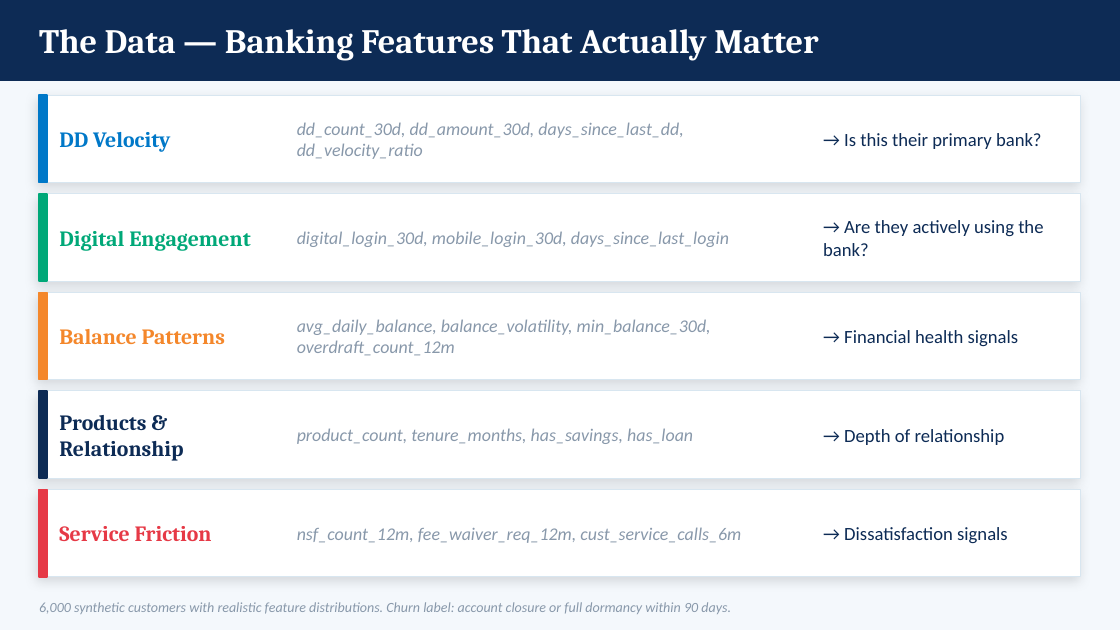
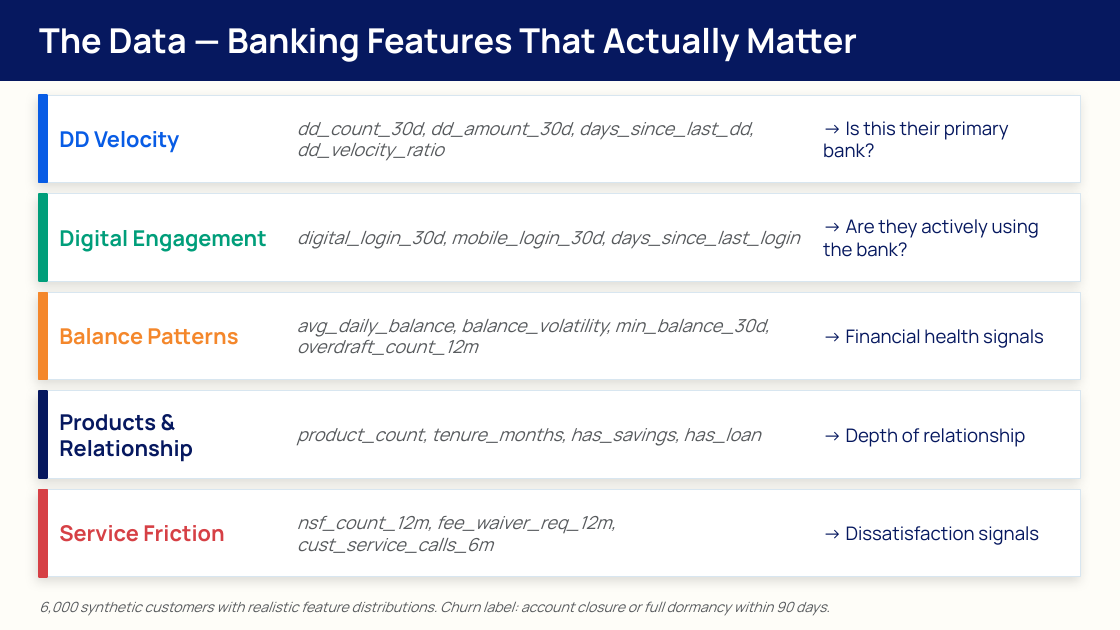
Before and after one commit to MonkeyWrenchGang/jhai_presentations, a slide deck: slide 34 of 14apr2026/data_science_for_banking_jh.pptx (slide 24 before the commit). Drawn at 1120x630 pixels with LibreOffice and Linux fonts; fonts in the diff are those of the drawing. Boxes give left, top, right and bottom in pixels: in the first picture for what was removed or moved away, otherwise in the second. Text is boxed around its words. In the diff, an @@ line names an element or a change of style, - is before the commit and + after.

```diff
--- a/14apr2026/data_science_for_banking_jh.pptx
+++ b/14apr2026/data_science_for_banking_jh.pptx
@@ background #F4F8FC to #FEFDF8 @@
@@ rectangle at bbox=[0, 0, 1120, 81]: fill #0D2B55 to #06185F; outline #0D2B55 1 pt to #06185F 1 pt @@
@@ text "The Data — Banking Features ..." at bbox=[39, 28, 857, 62]: font Cambria to Manrope @@
@@ rectangle at bbox=[39, 95, 47, 183]: fill #0078C8 to #085CE5; outline #0078C8 1 pt to #085CE5 1 pt @@
@@ text "DD Velocity" at bbox=[59, 131, 179, 153]: font Cambria to Manrope, text colour #0078C8 to #085CE5 @@
@@ text "Digital Engagement" at bbox=[59, 230, 267, 252]: font Cambria to Manrope, text colour #00A878 to #009E7A @@
@@ text "Balance Patterns" at bbox=[59, 328, 238, 345]: font Cambria to Manrope @@
@@ rectangle at bbox=[39, 391, 47, 478]: fill #0D2B55 to #06185F; outline #0D2B55 1 pt to #06185F 1 pt @@
@@ text "Products & Relationship" at bbox=[59, 414, 193, 462]: font Cambria to Manrope, text colour #0D2B55 to #06185F @@
@@ rectangle at bbox=[39, 489, 47, 577]: fill #E63946 to #D64045; outline #E63946 1 pt to #D64045 1 pt @@
@@ text "Service Friction" at bbox=[59, 525, 224, 542]: font Cambria to Manrope, text colour #E63946 to #D64045 @@
@@ font Calibri to Manrope, text colour #0D2B55 to #06185F in 5 elements at bbox=[823, 121, 1009, 158], bbox=[823, 219, 1039, 257], bbox=[846, 329, 1044, 348], bbox=[846, 428, 1025, 447], bbox=[846, 526, 1039, 545] @@
@@ font Calibri to Manrope, text colour #8898AA to #575A5D in 6 elements at bbox=[297, 122, 754, 161], bbox=[297, 231, 800, 249], bbox=[297, 319, 770, 355], bbox=[297, 428, 760, 446], bbox=[297, 516, 616, 553], bbox=[39, 601, 830, 616] @@
```
Also in this commit, not shown: 40 other slides changed, 12 slides added, 2 slides removed, 4 other files.
